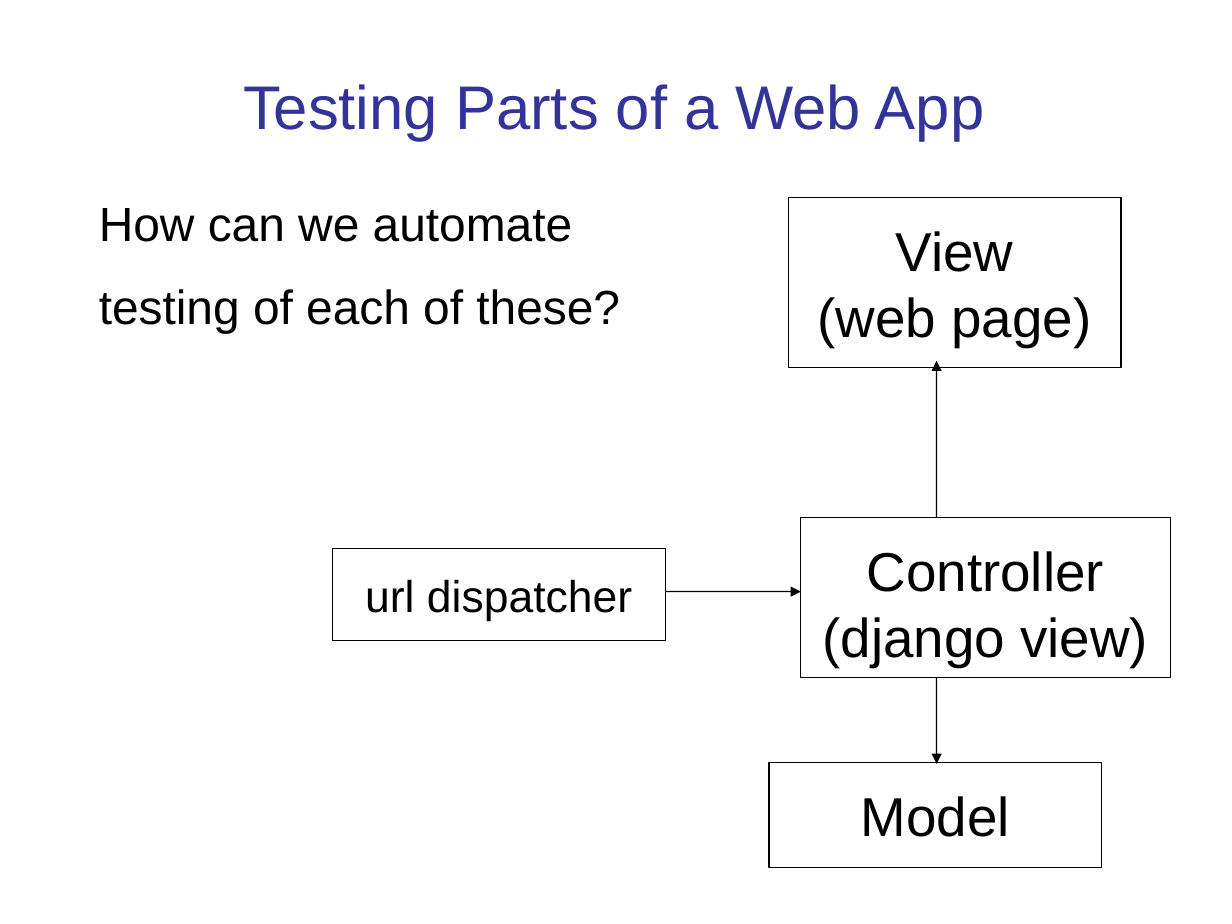
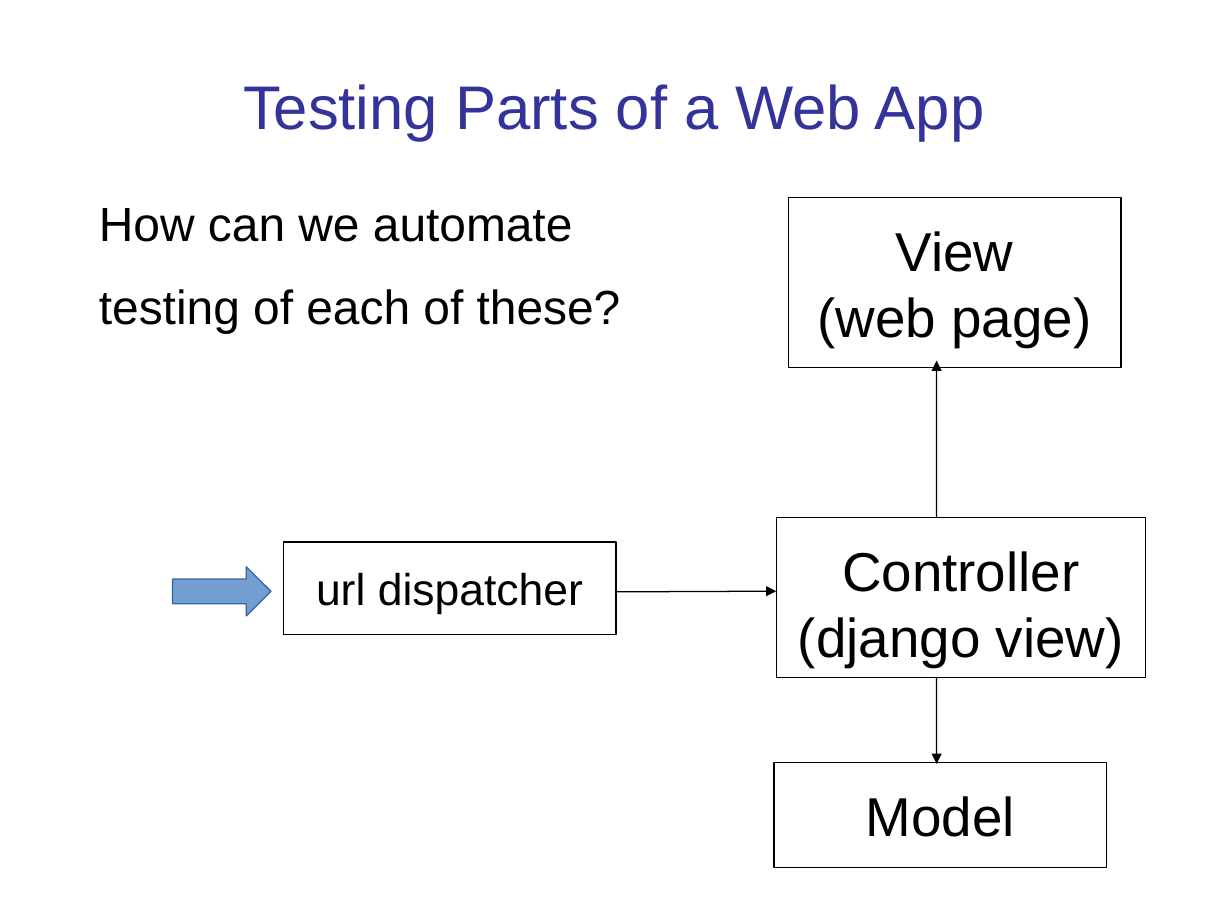
Before and after one commit to cpske/ISP, a slide deck: slide 3 of testing/WebTesting.ppt. Drawn at 1232x924 pixels with LibreOffice and Linux fonts; fonts in the diff are those of the drawing. Boxes give left, top, right and bottom in pixels: in the first picture for what was removed or moved away, otherwise in the second. Text is boxed around its words. In the diff, an @@ line names an element or a change of style, - is before the commit and + after.

```diff
--- a/testing/WebTesting.ppt
+++ b/testing/WebTesting.ppt
@@ rectangle "Controller (django view)": place and size @@
-rectangle "Controller (django view)" at [801, 517, 1170, 678]
+rectangle "Controller (django view)" at [776, 517, 1146, 678]
@@ right arrow added at [172, 567, 271, 616], fill #729FCF, outline #3465A4 0.74 pt @@
@@ rectangle "url dispatcher": place and size @@
-rectangle "url dispatcher" at [333, 548, 665, 641]
+rectangle "url dispatcher" at [283, 542, 616, 634]
@@ arrow moved from (665, 591) - (801, 591) to (616, 591) - (776, 591) @@
@@ rectangle "Model": place and size @@
-rectangle "Model" at [769, 763, 1101, 867]
+rectangle "Model" at [774, 763, 1106, 867]
```
Also in this commit, not shown: 9 other slides changed, 5 other files.
